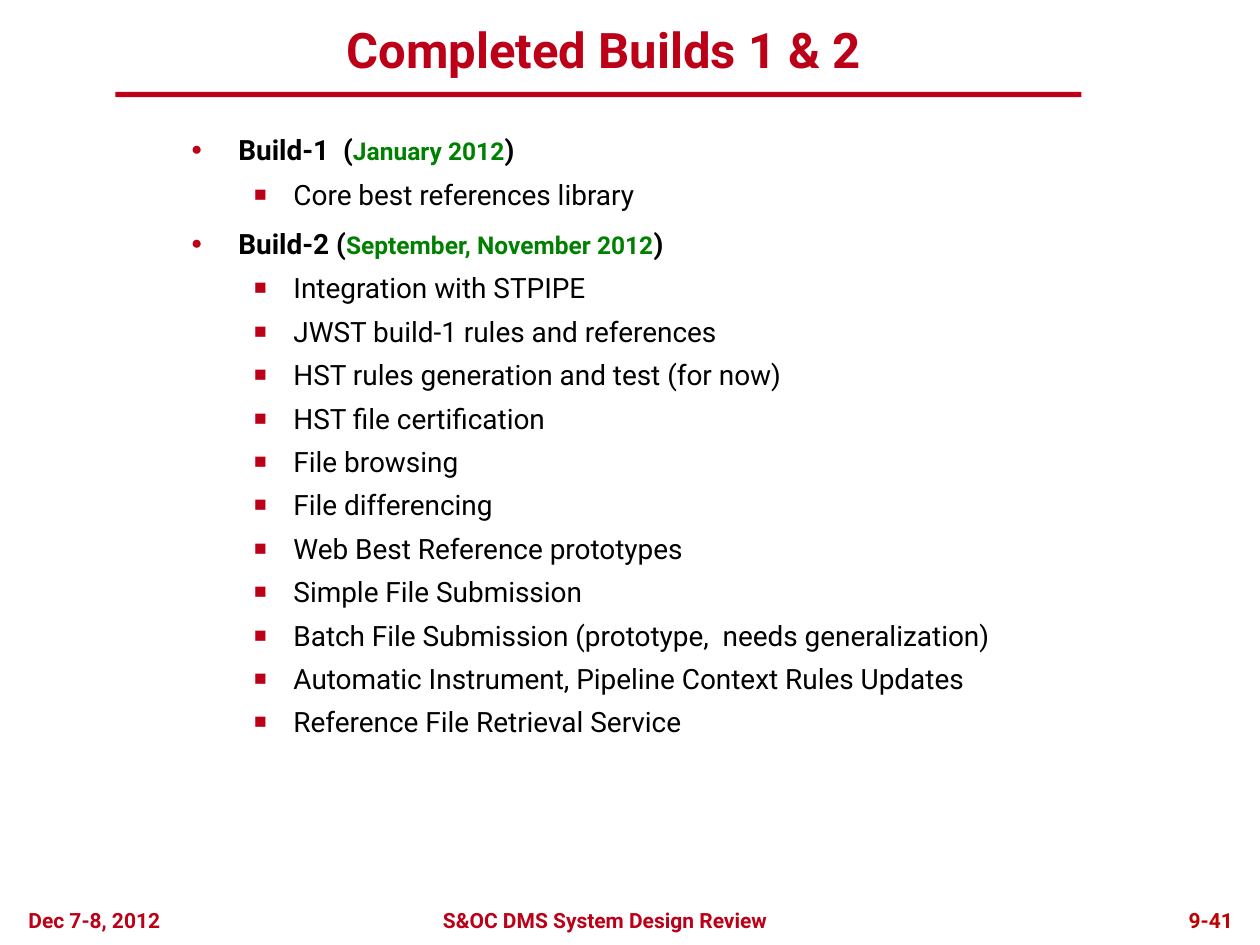
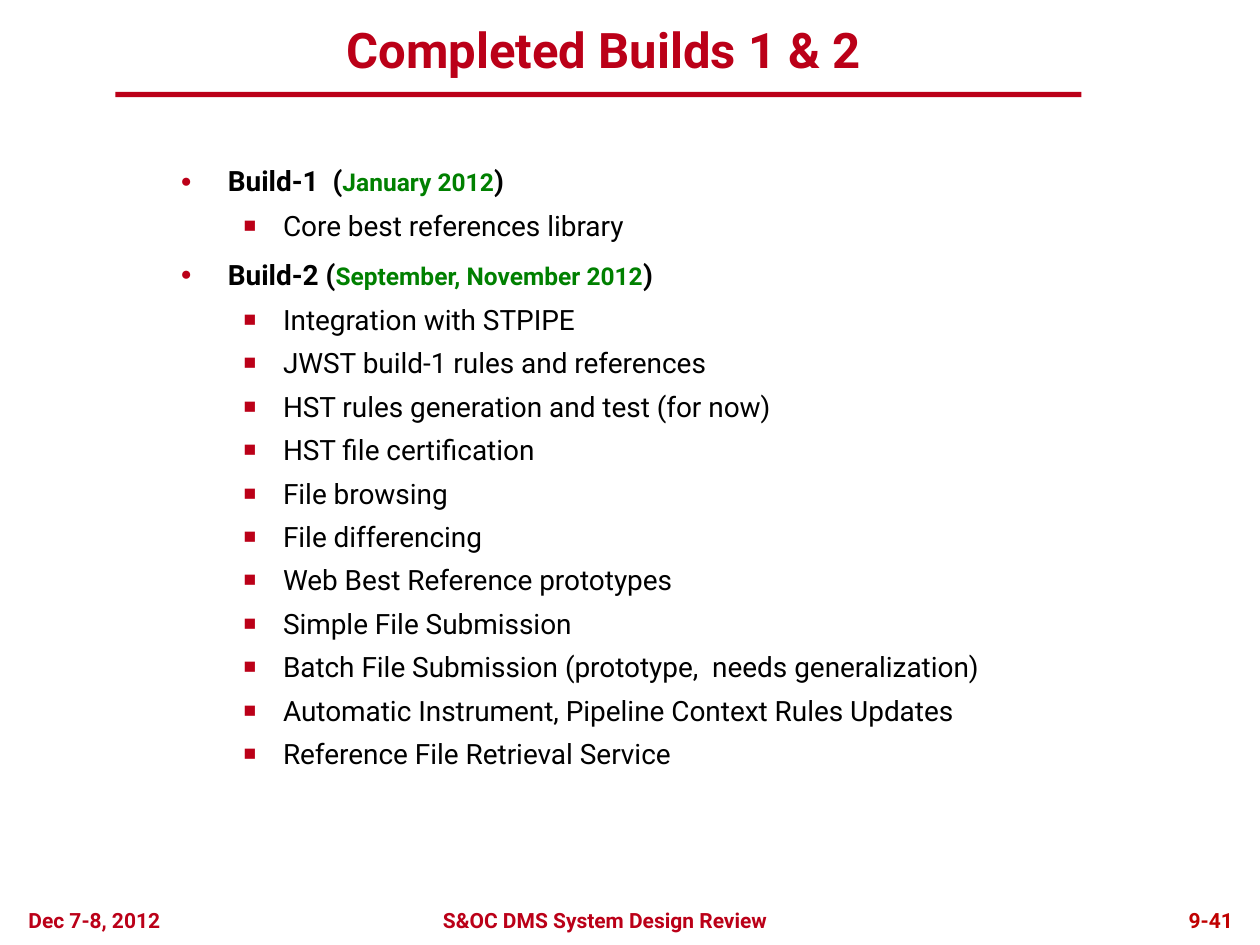
Before and after one commit to spacetelescope/crds, a slide deck: slide 40 of docs/DMS_SDR2_09_CRDS_final.pptx. Drawn at 1260x945 pixels with LibreOffice and Linux fonts; fonts in the diff are those of the drawing; background and template pictures are left out. Boxes give left, top, right and bottom in pixels: in the first picture for what was removed or moved away, otherwise in the second. Text is boxed around its words. In the diff, an @@ line names an element or a change of style, - is before the commit and + after.

```diff
--- a/docs/DMS_SDR2_09_CRDS_final.pptx
+++ b/docs/DMS_SDR2_09_CRDS_final.pptx
@@ text "Build-1 (January 2012)": place and size @@
-text "Build-1 (January 2012)" at [238,139,989,733]
+text "Build-1 (January 2012)" at [228,170,978,765]
```
Also in this commit, not shown: 2 other slides changed.
